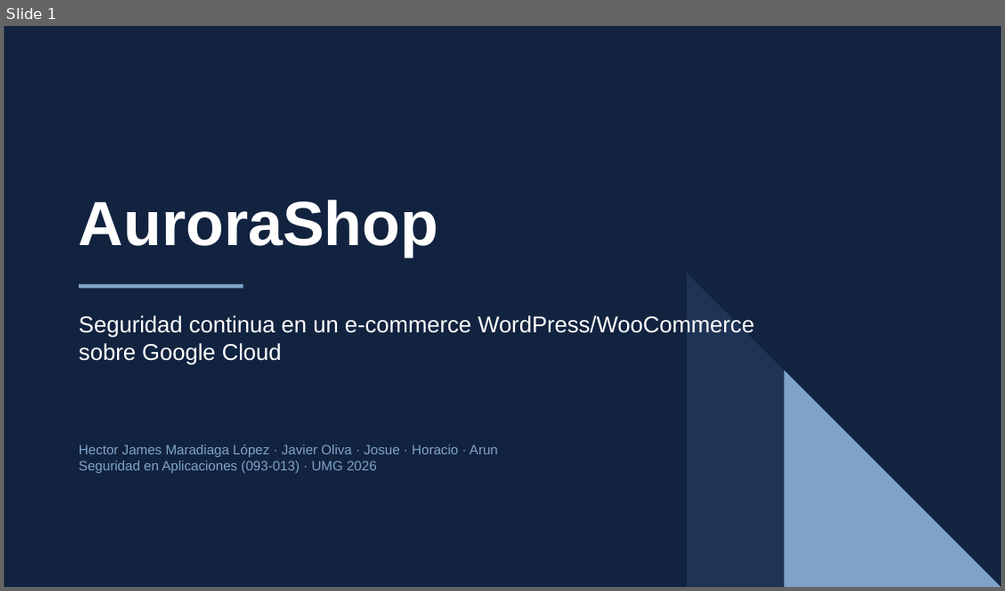
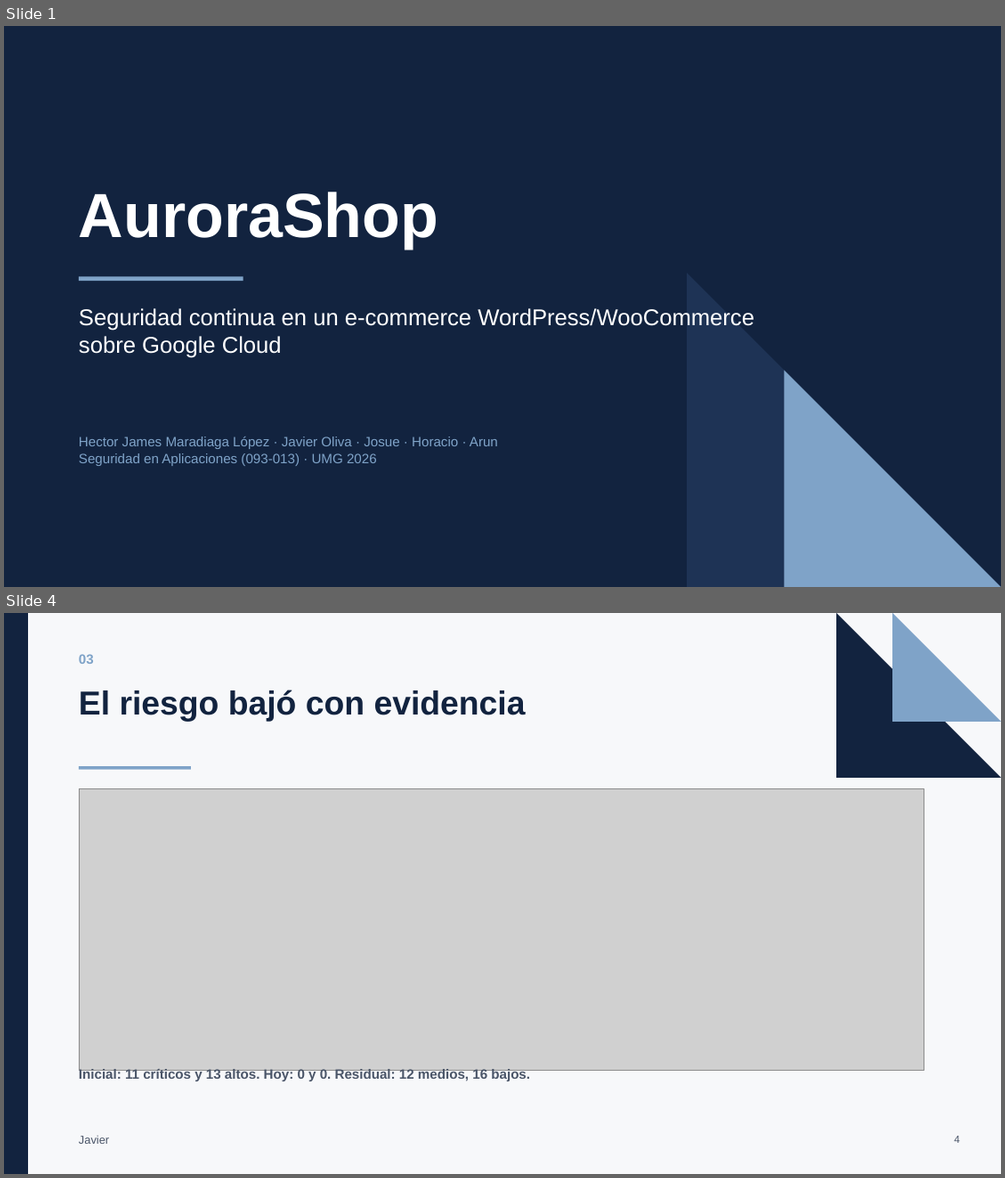
Before and after one commit to Joliva07/ProyectoFinal_SeguridadEnAplicaciones, a slide deck: docs/06-informe/salida/presentacion.pptx. Shown one above the other, each under a label of ours: slide 1 before the commit, slides 1 and 4 after it; the slides between them are not shown. The pictures are 1005x591 and 1005x1178 pixels, drawn with LibreOffice and Linux fonts; fonts in the diff are those of the drawing; grey boxes stand for pictures. Boxes give left, top, right and bottom in pixels: in the first picture for what was removed or moved away, otherwise in the second. Text is boxed around its words. In the diff, an @@ line names an element or a change of style, - is before the commit and + after.

Commit message:
docs(presentacion): amplia a 11 diapositivas con diagramas
- Arquitectura en tres planos y pipeline DevSecOps dibujados como diagramas.
- Heatmap de riesgo residual como imagen.
- KPIs por bloque y dos anexos de respaldo (hallazgos y cifras).
- Nuevo enlace publico de Canva.

```diff
--- a/docs/06-informe/salida/presentacion.pptx
+++ b/docs/06-informe/salida/presentacion.pptx
@@ slide 4 added at (x1=4, y1=613, x2=1001, y2=1174), background #FFFFFF @@
@@ rectangle added at (x1=4, y1=613, x2=1001, y2=1174), fill #F7F8FA @@
@@ rectangle added at (x1=4, y1=613, x2=28, y2=1174), fill #12233F @@
@@ right triangle added at (x1=836, y1=613, x2=1001, y2=778), fill #12233F @@
@@ right triangle added at (x1=892, y1=613, x2=1001, y2=722), fill #7FA3C8 @@
@@ text added at (x1=79, y1=654, x2=94, y2=664), 13 pt, text #7FA3C8, bold @@
+03
@@ text added at (x1=79, y1=690, x2=526, y2=722), 32 pt, text #12233F, bold @@
+El riesgo bajó con evidencia
@@ rectangle added at (x1=79, y1=766, x2=191, y2=770), fill #7FA3C8 @@
@@ picture added at (x1=79, y1=788, x2=923, y2=1070) @@
@@ text added at (x1=79, y1=1068, x2=530, y2=1082), 13 pt, text #4A5568, bold @@
+Inicial: 11 críticos y 13 altos. Hoy: 0 y 0. Residual: 12 medios, 16 bajos.
@@ text added at (x1=79, y1=1135, x2=109, y2=1143), 11 pt, text #4A5568 @@
+Javier
@@ text added at (x1=954, y1=1135, x2=959, y2=1143), 10 pt, text #4A5568 @@
+4
@@ slide 1 changed as well @@
@@ 3 texts, 1 rectangle moved together from (x1=79, y1=200, x2=754, y2=473) to (x1=79, y1=192, x2=754, y2=466) @@
```
Also in this commit, not shown: 2 other slides changed, 7 other slides added, 4 slides removed, 1 other file.
